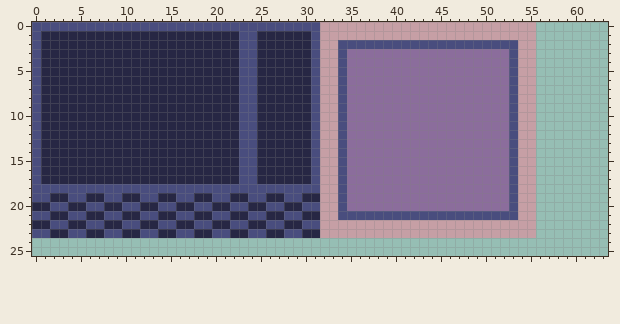
Pixel-art sprite -- Worlds/Art/TileSet.png. The picture above was drawn from the file before the commit.
The file is 64x64 pixels. Shown: x 0..63, y 0..25.
The same view after the edit:
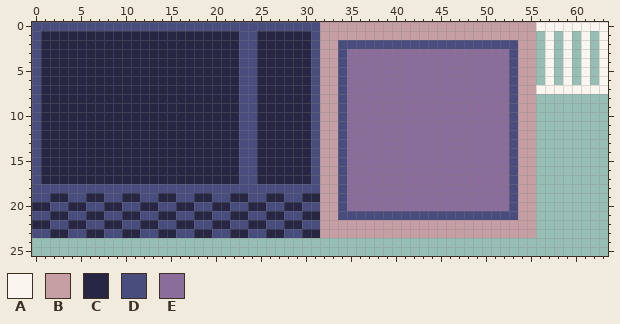
Palette (. is transparent): A #fbf5ef  B #c69fa5  C #272744  D #494d7e  E #8b6d9c
Changes in this commit:
y 0: x 56..63 ........ -> AAAAAAAA
y 1..6: x 57 . -> A; x 59 . -> A; x 61 . -> A; x 63 . -> A
y 7: x 56..63 ........ -> AAAAAAAA
